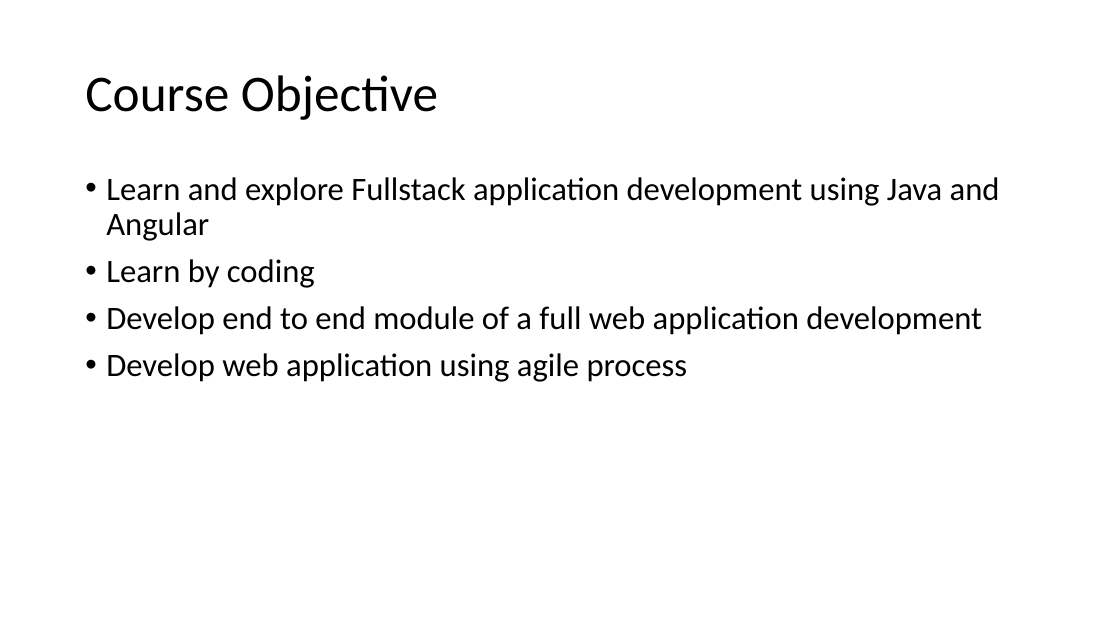
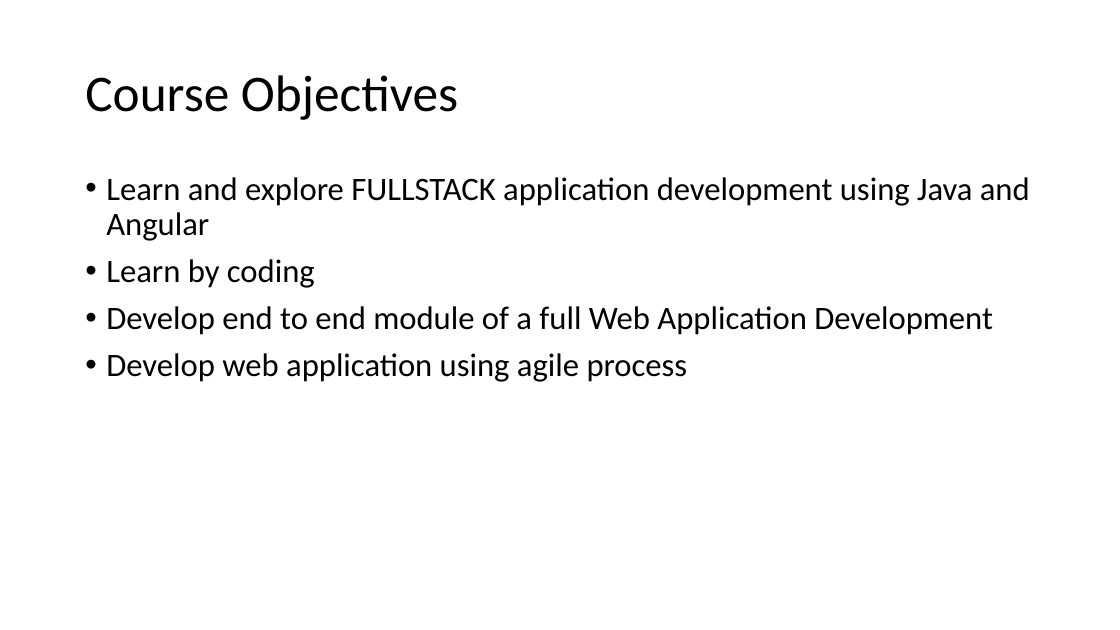
Before and after one commit to raghuprasadks/acharyafullstackfdp, a slide deck: slide 4 of day1/presentation/Fullstackwebdevelopment.pptx. Drawn at 1120x630 pixels with LibreOffice and Linux fonts; fonts in the diff are those of the drawing. Boxes give left, top, right and bottom in pixels: in the first picture for what was removed or moved away, otherwise in the second. Text is boxed around its words. In the diff, an @@ line names an element or a change of style, - is before the commit and + after.

```diff
--- a/day1/presentation/Fullstackwebdevelopment.pptx
+++ b/day1/presentation/Fullstackwebdevelopment.pptx
@@ title at <box>85,75,458,120</box>: text changed @@
-Course Objective
+Course Objectives
@@ text at <box>106,177,1030,241</box>: text changed @@
-• Learn and explore Fullstack application development using Java and Angular
+• Learn and explore FULLSTACK application development using Java and Angular
@@ text at <box>106,306,993,335</box>: text changed @@
-• Develop end to end module of a full web application development
+• Develop end to end module of a full Web Application Development
```
Also in this commit, not shown: 25 other slides changed, 2 slides removed, 2 other files.
